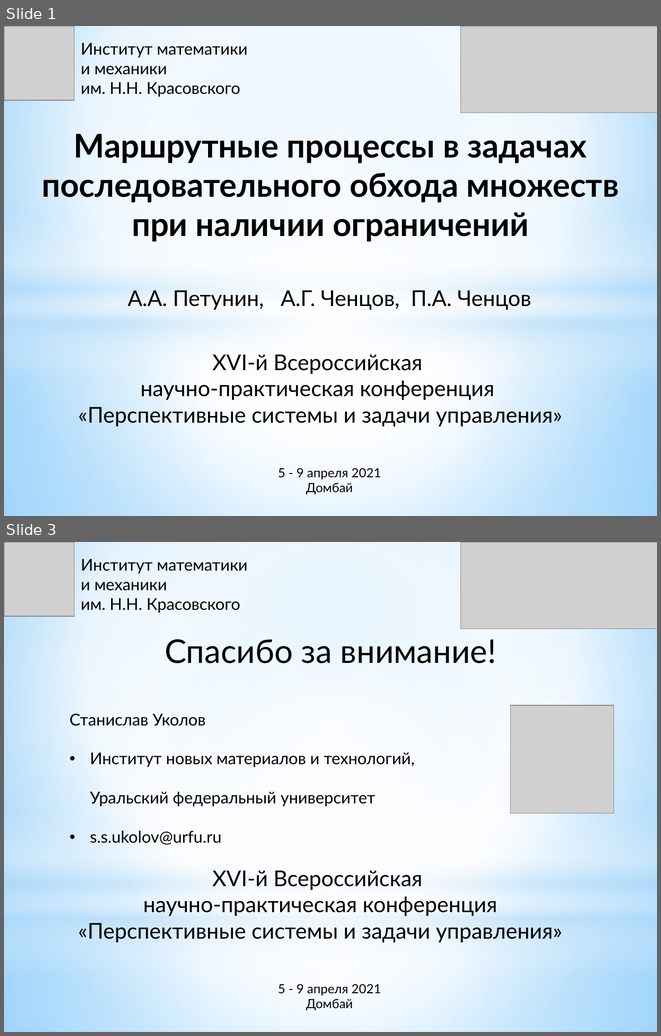
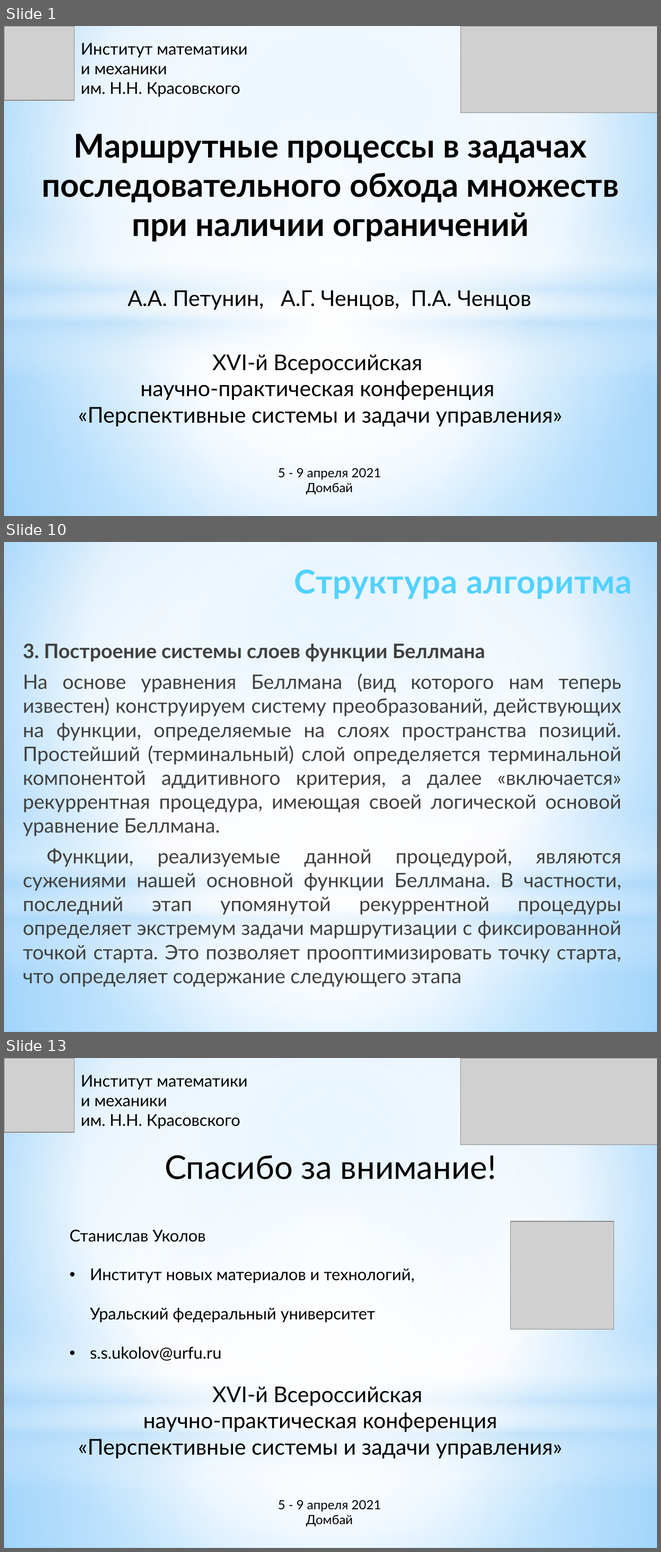
Before and after one commit to ukoloff/LaTeX, a slide deck: chentsov/dombai/docx/dombai-chentsov.pptx. Shown one above the other, each under a label of ours: slides 1 and 3 before the commit, slides 1, 10 and 13 after it; the slides between them are not shown. The pictures are 661x1036 and 661x1552 pixels, drawn with LibreOffice and Linux fonts; fonts in the diff are those of the drawing; grey boxes stand for pictures. Boxes give left, top, right and bottom in pixels: in the first picture for what was removed or moved away, otherwise in the second. Text is boxed around its words. In the diff, an @@ line names an element or a change of style, - is before the commit and + after.

```diff
--- a/chentsov/dombai/docx/dombai-chentsov.pptx
+++ b/chentsov/dombai/docx/dombai-chentsov.pptx
@@ slide 10 added at (4, 542, 657, 1032), background gradient #9ED5FF to #FFFFFF to #5BB9FF; not listed: 4 template elements that a slide beside it also shows @@
@@ text added at (294, 570, 632, 599), 36 pt, text gradient #52D2FF to #20A0CE, bold @@
+Структура алгоритма
@@ text added at (23, 643, 621, 987), 22 pt, text #404040 @@
+3. Построение системы слоев функции Беллмана
+На основе уравнения Беллмана (вид которого нам теперь известен) конструируем систему преобразований, действующих на функции, определяемые на слоях пространства позиций. Простейший (терминальный) слой определяется терминальной компонентой аддитивного критерия, а далее «включается» рекуррентная процедура, имеющая своей логической основой уравнение Беллмана.
+Функции, реализуемые данной процедурой, являются сужениями нашей основной функции Беллмана. В частности, последний этап упомянутой рекуррентной процедуры определяет экстремум задачи маршрутизации с фиксированной точкой старта. Это позволяет прооптимизировать точку старта, что определяет содержание следующего этапа
@@ what was slide 3 is now slide 13 @@
```
Also in this commit, not shown: 10 other slides added, 1 slide removed.
